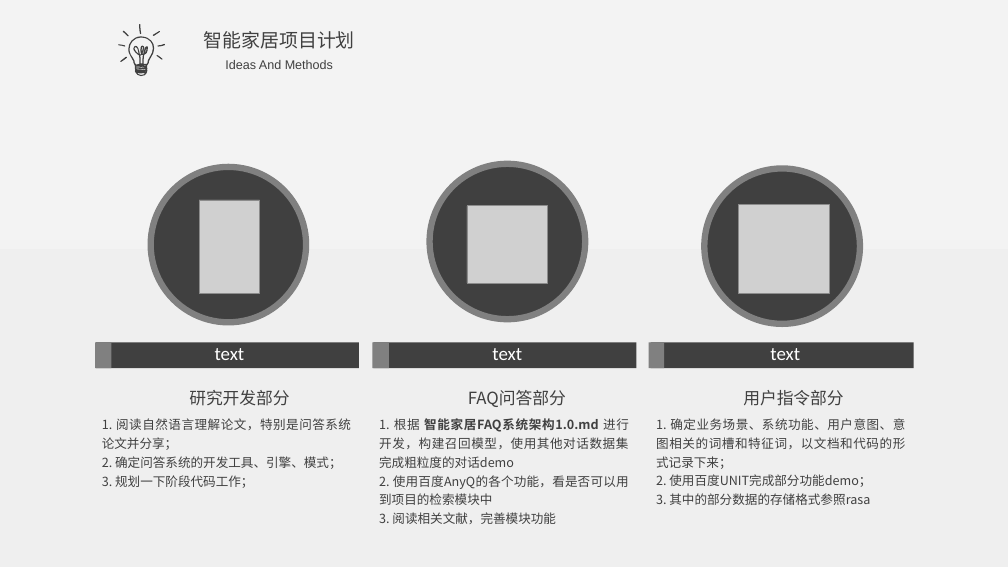
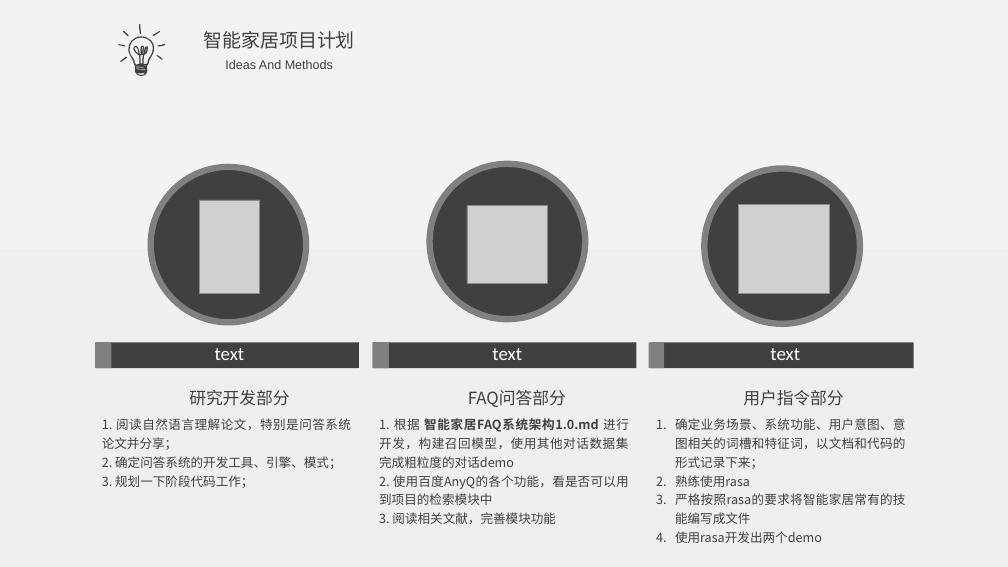
Before and after one commit to SCU-B418/Intelligent-Furniture, a slide deck: slide 12 of PPT/智能家居项目进度20181211.pptx. Drawn at 1008x567 pixels with LibreOffice and Linux fonts; fonts in the diff are those of the drawing; grey boxes stand for pictures. Boxes give left, top, right and bottom in pixels: in the first picture for what was removed or moved away, otherwise in the second. Text is boxed around its words. In the diff, an @@ line names an element or a change of style, - is before the commit and + after.

```diff
--- a/PPT/智能家居项目进度20181211.pptx
+++ b/PPT/智能家居项目进度20181211.pptx
@@ text at box(675, 418, 906, 543): text changed @@
-1. 确定业务场景、系统功能、用户意图、意图相关的词槽和特征词，以文档和代码的形式记录下来；
-2. 使用百度UNIT完成部分功能demo；
-3. 其中的部分数据的存储格式参照rasa
+1. 确定业务场景、系统功能、用户意图、意图相关的词槽和特征词，以文档和代码的形式记录下来；
+2. 熟练使用rasa
+3. 严格按照rasa的要求将智能家居常有的技能编写成文件
+4. 使用rasa开发出两个demo
```
Also in this commit, not shown: 2 other slides changed.
